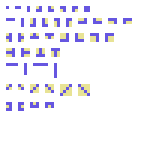
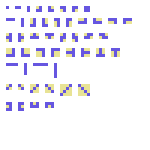
Layers edited between the first and the second 150 × 150 image:
painted on "Sfondo" over [6,33,120,57]
